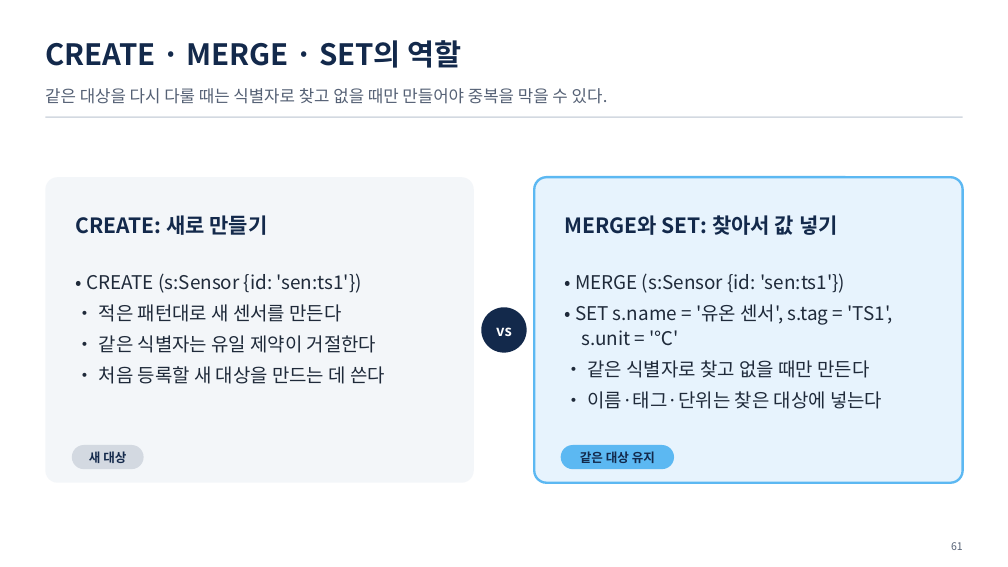
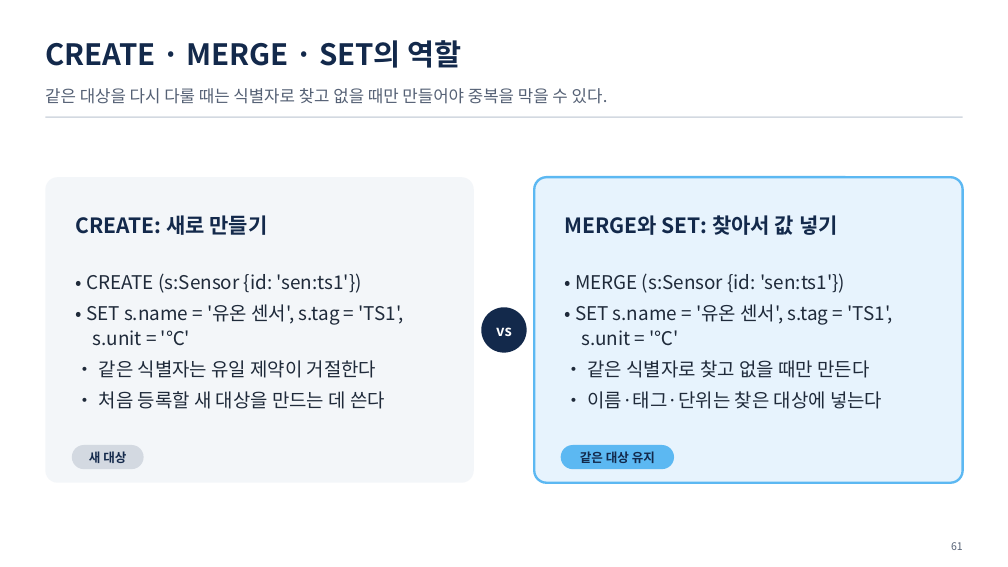
Before and after one commit to uengine-oss/hyd-iot-edu, a slide deck: slide 61 of workspace/강의제작/산출물/통합반/이론/02회차/통합반_02일차.pptx. Drawn at 1008x567 pixels with LibreOffice and Linux fonts; fonts in the diff are those of the drawing. Boxes give left, top, right and bottom in pixels: in the first picture for what was removed or moved away, otherwise in the second. Text is boxed around its words. In the diff, an @@ line names an element or a change of style, - is before the commit and + after.

```diff
--- a/workspace/강의제작/산출물/통합반/이론/02회차/통합반_02일차.pptx
+++ b/workspace/강의제작/산출물/통합반/이론/02회차/통합반_02일차.pptx
@@ text at bbox=[86, 304, 405, 346]: text changed @@
-• 적은 패턴대로 새 센서를 만든다
+• SET s.name = '유온 센서', s.tag = 'TS1', s.unit = '℃'
```
Also in this commit, not shown: 7 other slides changed, 11 other files.
